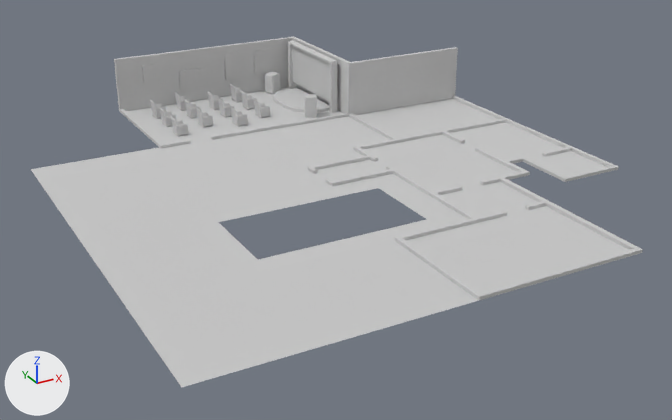
The FBX model Serious_Le_Retour_Unity/Assets/graph/fbx/Salle_07.FBX as it was, and as the next commit left it.
Both versions are drawn from a 50 mm lens placed at (-24.8, -34.8, 16.0), pointed at (-5.5, 0.3, -1.5). The lights are fixed; the arrows at lower left show +X, +Y and +Z. Where no turn or scale is listed for an object, it has been applied to the vertices.

The first picture shows 'Ecran_Cinema', 'Estrade', 'Piece_07', 'Tableau_01', 'Tableau_02', 'Tableau_04'.
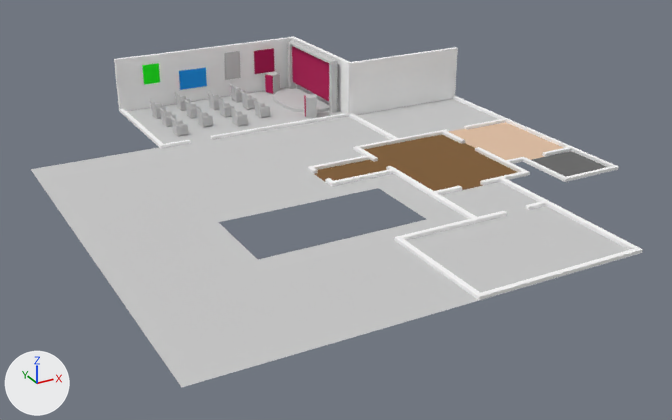
What differs and where, as boxes (x1, y1, x2, y2) in the pictures (672 x 420 px; the box of a moved part takes in the faces that stretch with it):
'Tableau_02', recoloured (grey to blue): (179, 68, 207, 90) in both
'Tableau_04', recoloured: (254, 48, 275, 74) in both
'Tableau_01', recoloured (grey to green): (142, 63, 160, 84) in both
part 1 of me_mesh, moved or reshaped: before (447, 126, 467, 133); after (449, 126, 467, 133)
part 2 of me_mesh, recoloured (grey to brown): (315, 135, 518, 191) in both
part 3 of me_mesh, recoloured: (114, 37, 643, 300) in both
part 4 of me_mesh, recoloured (grey to beige): (451, 122, 563, 160) in both
part 5 of me_mesh, recoloured: (532, 151, 606, 177) in both
part 6 of me_mesh_002, recoloured: (292, 46, 329, 101) in both

What changed in the scene script:
```text
Add mat_sol_03:
    mat_sol_03 = principled_material('Sol_03')
    mat_sol_03.base_color = (0.137, 0.137, 0.137)  # dark grey #676767
    mat_sol_03.roughness = 0.859
Add mat_sol_01:
    mat_sol_01 = principled_material('Sol_01')
    mat_sol_01.base_color = (0.208, 0.102, 0.0275)  # brown #7e5a2e
    mat_sol_01.roughness = 0.859
Change me_mesh_002:
    where me_mesh_002.from_pydata(...)  # 48 vertices, 46 faces; spans x -0.17..0.19, y -2.74..2.74, z -0.53..2.44
    me_mesh_002 part 6: the 1 face centred in x -0.02, y 0.0, z 1.13 switches from mat_material__47 (light grey #cacaca) to mat_meuble_02 (pink #b30053)
    add me_mesh_002.materials.append(mat_meuble_02)  # pink #b30053
Change me_mesh_016:
    where me_mesh_016.from_pydata(...)  # 8 vertices, 6 faces; spans x -0.81..0.81, y -0.06..0.0, z -0.54..0.54
    remove me_mesh_016.materials.append(mat_material__47)  # light grey #cacaca
    add me_mesh_016.materials.append(mat_meuble_03)  # blue #0094ec
Change me_mesh_018:
    where me_mesh_018.from_pydata(...)  # 8 vertices, 6 faces; spans x -0.642..0.642, y -0.06..0.0, z -0.694..0.694
    remove me_mesh_018.materials.append(mat_material__47)  # light grey #cacaca
    add me_mesh_018.materials.append(mat_meuble_02)  # pink #b30053
Change me_mesh_015:
    where me_mesh_015.from_pydata(...)  # 8 vertices, 6 faces; spans x -0.465..0.465, y -0.06..0.0, z -0.542..0.542
    remove me_mesh_015.materials.append(mat_material__47)  # light grey #cacaca
    add me_mesh_015.materials.append(mat_meuble_04)  # green #00f800
Change me_mesh:
    where me_mesh.from_pydata(...)  # 528 vertices, 468 faces; spans x -17.6..6.9, y -12.0..15.4, z 0.0..3.0
    verts and faces of me_mesh; kept vertices keep their numbers, new ones are numbered from 528
    me_mesh part 1
    add delete_faces([(116, 117, 121, 120), (115, 119, 122, 118), (117, 118, 122, 121)])
    add faces += [(115, 116, 117, 118), (119, 122, 121, 120)]  # mat_murs (white #fbfbfb)
    add faces += [(115, 119, 120, 116)]  # mat_sol_02 (beige #e0bea3)
    me_mesh part 2: 10 faces spanning x -6.0..2.8, y -3.5..3.3, z 0.0 switch from mat_material__47 (light grey #cacaca) to mat_sol_01 (brown #7e5a2e)
    me_mesh part 3: 360 faces spanning x -11.2..6.9, y -12.0..15.4, z 0.0..3.0 switch from mat_material__47 (light grey #cacaca) to mat_murs (white #fbfbfb)
    me_mesh part 4: 32 faces spanning x 2.8..6.7, y -1.9..3.3, z 0.0 switch from mat_material__47 (light grey #cacaca) to mat_sol_02 (beige #e0bea3)
    me_mesh part 5: 3 faces spanning x 3.8..6.7, y -4.8..-1.9, z 0.0 switch from mat_material__47 (light grey #cacaca) to mat_sol_03 (dark grey #686868)
    add me_mesh.materials.append(mat_sol_04)  # light grey #cacaca
    add me_mesh.materials.append(mat_sol_05)  # light grey #cacaca
    add me_mesh.materials.append(mat_sol_06)  # light grey #cacaca
    add me_mesh.materials.append(mat_sol_07)  # light grey #cacaca
    add me_mesh.materials.append(mat_sol_08)  # light grey #cacaca
```
